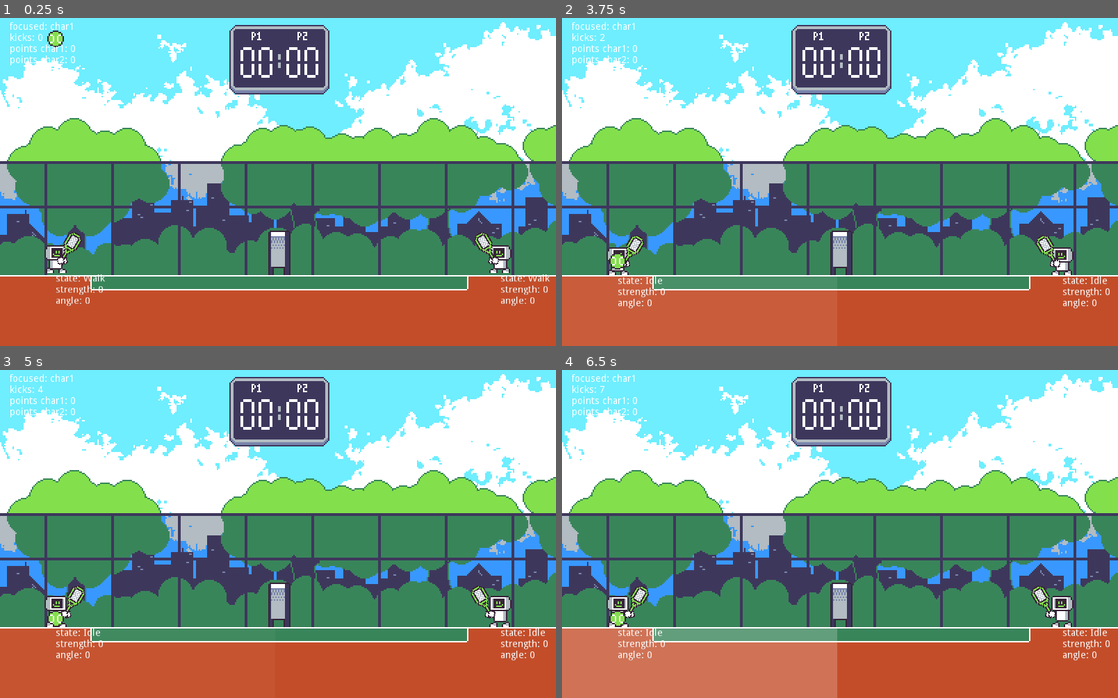
Above: before the commit, frames 1-4 (two rows, left to right).
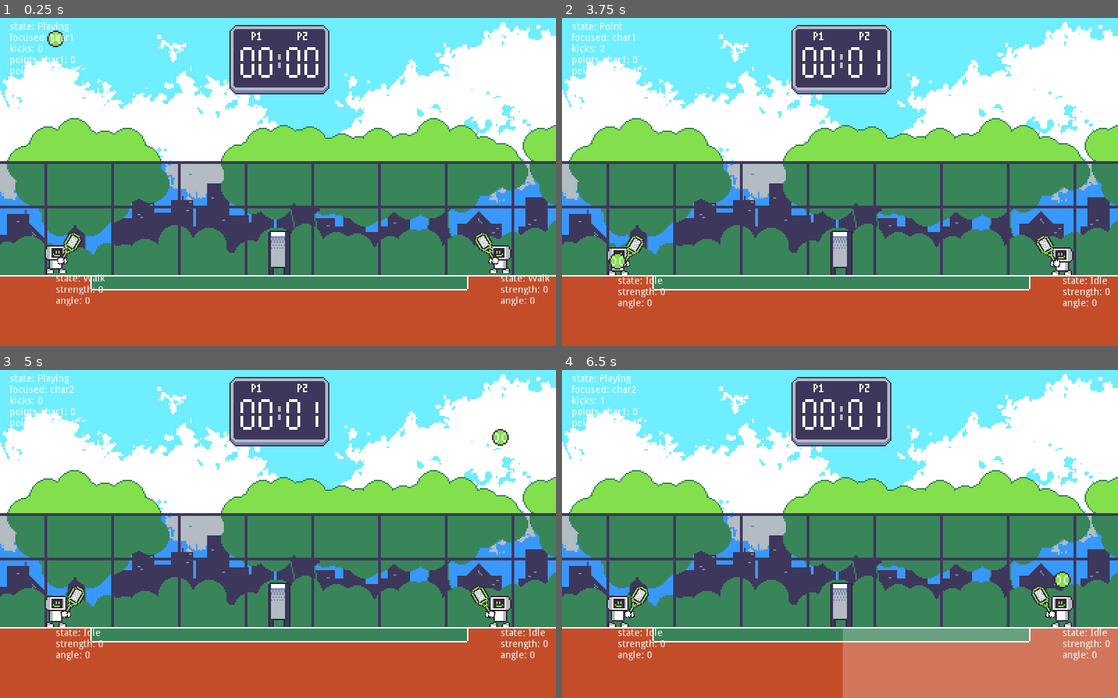
Above: after the commit, the same moments.

Repository: rthurmed/BobBytesTennisChampionship
Game: Godot game, scene res://src/gamemode/Tennis.tscn
The game is run twice, just before and just after one commit, with the same random seed, the same clock (stepped at 60 frames per second) and the same inputs.
Inputs:
- Up to frame 1 (0.25 s): no input
- Up to frame 2 (3.75 s): no input
- Up to frame 3 (5 s): tap R (reset) at 4.15 s
- Up to frame 4 (6.5 s): no input

The runs differ from the first frame. In frame 1, 0.4% of the frame differs, in the area x 1-14%, y 1-18%; in frame 2, 0.5%; in frame 3, 0.7%; in frame 4, 21%, in the area x 0-100%, y 1-100%.

Commit message:
Implemented gamemode state machine

Diff:
--- a/src/entity/ball/Ball.gd
+++ b/src/entity/ball/Ball.gd
@@ -8,7 +8,7 @@
 signal touched_floor
 
 
-func set_state(enabled):
+func set_collision(enabled):
 	collision_layer = COLLISION_ENABLED if enabled else COLLISION_DISABLED
 
 
--- a/src/gamemode/Tennis.gd
+++ b/src/gamemode/Tennis.gd
@@ -1,9 +1,6 @@
 extends Node2D
 class_name Stage
 
-
-signal scored_point(is_by_char1)
-signal gameover(is_char1_winner)
 
 const CAMERA_SHAKE_REFERENCE_POINT = 600
 const BALL_RECOVERY_TIME = 2 # seconds
@@ -20,16 +17,14 @@
 onready var score_label_char1 = $Layers/Backdrop/ScoreDisplay/LabelChar1
 onready var score_label_char2 = $Layers/Backdrop/ScoreDisplay/LabelChar2
 onready var floor_highlight = $Layers/Backdrop/Floor/Highlight
+onready var sound_hit_floor = $Sound/HitFloor
+onready var sound_hit_racket = $Sound/HitRacket
+onready var sound_score = $Sound/Score
 
 var ball: Ball
 var ball_on_char1 = true
-var ball_kicks = 0
 var points_char1 = 0
 var points_char2 = 0
-
-
-func _ready():
-	spawn_new_ball(ball_on_char1)
 
 
 func apply_camera_shake(strength):
@@ -39,94 +34,8 @@
 
 func _on_Person_attack_executed(strength):
 	apply_camera_shake(strength)
-	$Sounds/HitRacket.play()
+	sound_hit_racket.play()
 
 
-func _on_Ball_touched_floor():
-	if not counting_ball_kicks:
-		return
-
-	ball_kicks = ball_kicks + 1
-	$DebugNode/KicksLabel.text = 'kicks: ' + str(ball_kicks)
-
-	if ball_kicks >= ball_kicks_to_fail:
-		emit_signal("scored_point", not ball_on_char1)
-		return
-
-	if ball_kicks == ball_kicks_to_fail - 1:
-		floor_highlight.blink(ball_on_char1)
-
-	$Sounds/HitFloor.play()
-
-
-func _on_FieldTransitionArea_body_exited(body):
-	if not body.is_in_group('ball'):
-		return
-
-	ball_on_char1 = not ball_on_char1
-	ball_kicks = 0
-
-	$DebugNode/FocusedLabel.text = 'focused: ' + str('char1' if ball_on_char1 else 'char2')
-	$DebugNode/KicksLabel.text = 'kicks: ' + str(ball_kicks)
-
-	floor_highlight.stop()
-
-
-func _on_Main_scored_point(is_by_char1):
-	## disable stage state
-	#counting_ball_kicks = false
-	#ball.set_state(false)
-
-	# update scores
-	if is_by_char1:
-		points_char1 += 1
-	else:
-		points_char2 += 1
-
-	$DebugNode/PointsChar1Label.text = 'points char1: ' + str(points_char1)
-	$DebugNode/PointsChar2Label.text = 'points char2: ' + str(points_char2)
-
-	score_label_char1.text = str("%02d" % points_char1)
-	score_label_char2.text = str("%02d" % points_char2)
-
-	# is the last point?
-	if (
-		points_char1 >= points_to_win or
-		points_char2 >= points_to_win
-	):
-		emit_signal("gameover", is_by_char1)
-		return
-
-	# reset visual
-	floor_highlight.stop()
-
-	# fancy sounds
-	$Sounds/Score.play()
-
-	# reset ball
-	# TODO: maybe wait a little bit
-	ball.queue_free()
-	ball_kicks = 0
-	ball_on_char1 = is_by_char1
-	spawn_new_ball(is_by_char1)
-
-	$DebugNode/FocusedLabel.text = 'focused: ' + str('char1' if ball_on_char1 else 'char2')
-	$DebugNode/KicksLabel.text = 'kicks: ' + str(ball_kicks)
-
-
-func spawn_new_ball(to_char1):
-	var target_position = ball_start_position_char1.global_position
-	if not to_char1:
-		target_position = ball_start_position_char2.global_position
-
-	ball = ball_scene.instance()
-	ball.global_position = target_position
-	var _ok = ball.connect("touched_floor", self, "_on_Ball_touched_floor")
-
-	game_layer.call_deferred("add_child", ball)
-
-
-func _on_Main_gameover(_is_char1_winner):
-	counting_ball_kicks = false
-	ball.set_state(false)
-	# TODO: congratulate winner
+func _on_StateMachine_transition(state_name):
+	$DebugNode/StateLabel.text = str('state: ', state_name)
--- a/src/gamemode/Tennis.tscn
+++ b/src/gamemode/Tennis.tscn
@@ -113,6 +113,14 @@
 script = ExtResource( 17 )
 ball_scene = ExtResource( 9 )
 
+[node name="Camera2D" type="Camera2D" parent="."]
+position = Vector2( 0, -76 )
+current = true
+
+[node name="Shake" parent="Camera2D" instance=ExtResource( 11 )]
+camera_path = NodePath("..")
+default_time = 0.1
+
 [node name="Layers" type="Node2D" parent="."]
 
 [node name="Backdrop" type="Node2D" parent="Layers"]
@@ -234,26 +242,37 @@
 [node name="Char2" type="Position2D" parent="Layers/Positions/BallStart"]
 position = Vector2( 160, 0 )
 
-[node name="Camera2D" type="Camera2D" parent="."]
-position = Vector2( 0, -76 )
-current = true
-
-[node name="Shake" parent="Camera2D" instance=ExtResource( 11 )]
-camera_path = NodePath("..")
-default_time = 0.1
-
 [node name="Pause" parent="." instance=ExtResource( 12 )]
 
-[node name="Sounds" type="Node" parent="."]
-
-[node name="HitFloor" type="AudioStreamPlayer" parent="Sounds"]
+[node name="Sound" type="Node" parent="."]
+
+[node name="HitFloor" type="AudioStreamPlayer" parent="Sound"]
 stream = ExtResource( 4 )
 
-[node name="HitRacket" type="AudioStreamPlayer" parent="Sounds"]
+[node name="HitRacket" type="AudioStreamPlayer" parent="Sound"]
 stream = ExtResource( 5 )
 
-[node name="Score" type="AudioStreamPlayer" parent="Sounds"]
+[node name="Score" type="AudioStreamPlayer" parent="Sound"]
 stream = ExtResource( 6 )
+
+[node name="StateMachine" parent="." instance=ExtResource( 13 )]
+initial_state = NodePath("Starting")
+
+[node name="Starting" type="Node" parent="StateMachine"]
+script = ExtResource( 8 )
+
+[node name="Playing" type="Node" parent="StateMachine"]
+script = ExtResource( 19 )
+
+[node name="Point" type="Node" parent="StateMachine"]
+script = ExtResource( 18 )
+
+[node name="Reset" type="Timer" parent="StateMachine/Point"]
+wait_time = 0.5
+one_shot = true
+
+[node name="Gameover" type="Node" parent="StateMachine"]
+script = ExtResource( 1 )
 
 [node name="DebugNode" parent="." instance=ExtResource( 14 )]
 margin_left = -193.0
@@ -262,44 +281,37 @@
 margin_bottom = -189.0
 rect_scale = Vector2( 0.5, 0.5 )
 
+[node name="StateLabel" type="Label" parent="DebugNode"]
+margin_right = 95.0
+margin_bottom = 14.0
+text = "state: Playingw"
+
 [node name="FocusedLabel" type="Label" parent="DebugNode"]
-margin_right = 40.0
-margin_bottom = 14.0
-text = "focused: char1"
-
-[node name="KicksLabel" type="Label" parent="DebugNode"]
 margin_top = 16.0
 margin_right = 93.0
 margin_bottom = 30.0
-text = "kicks: 0"
-
-[node name="PointsChar1Label" type="Label" parent="DebugNode"]
+text = "focused: char1"
+
+[node name="KicksLabel" type="Label" parent="DebugNode"]
 margin_top = 32.0
 margin_right = 93.0
 margin_bottom = 46.0
+text = "kicks: 0"
+
+[node name="PointsChar1Label" type="Label" parent="DebugNode"]
+margin_top = 48.0
+margin_right = 95.0
+margin_bottom = 62.0
 text = "points char1: 0"
 
 [node name="PointsChar2Label" type="Label" parent="DebugNode"]
-margin_top = 48.0
-margin_right = 93.0
-margin_bottom = 62.0
+margin_top = 64.0
+margin_right = 95.0
+margin_bottom = 78.0
 text = "points char2: 0"
 
-[node name="StateMachine" parent="." instance=ExtResource( 13 )]
-initial_state = NodePath("Starting")
-
-[node name="Starting" type="Node" parent="StateMachine"]
-script = ExtResource( 8 )
-
-[node name="Playing" type="Node" parent="StateMachine"]
-script = ExtResource( 19 )
-
-[node name="Point" type="Node" parent="StateMachine"]
-script = ExtResource( 18 )
-
-[node name="GameOver" type="Node" parent="StateMachine"]
-script = ExtResource( 1 )
-
-[connection signal="body_exited" from="Layers/Backdrop/FieldTransitionArea" to="." method="_on_FieldTransitionArea_body_exited"]
+[connection signal="body_exited" from="Layers/Backdrop/FieldTransitionArea" to="StateMachine/Playing" method="_on_FieldTransitionArea_body_exited"]
 [connection signal="attack_executed" from="Layers/Game/Person1" to="." method="_on_Person_attack_executed"]
 [connection signal="attack_executed" from="Layers/Game/Person2" to="." method="_on_Person_attack_executed"]
+[connection signal="transition" from="StateMachine" to="." method="_on_StateMachine_transition"]
+[connection signal="timeout" from="StateMachine/Point/Reset" to="StateMachine/Point" method="_on_Reset_timeout"]
--- a/src/gamemode/state/GameOver.gd
+++ b/src/gamemode/state/GameOver.gd
@@ -4,5 +4,11 @@
 func handle_input(_event: InputEvent): pass
 func process(_delta: float): pass
 func physics_process(_delta: float): pass
-func enter(): pass
+
+
+func enter():
+	# TODO
+	print_debug('Not Implemented')
+
+
 func exit(): pass
--- a/src/gamemode/state/Playing.gd
+++ b/src/gamemode/state/Playing.gd
@@ -1,8 +1,64 @@
 extends State
+
+
+onready var ball_start_position_char1 = $"../../Layers/Positions/BallStart/Char1".global_position
+onready var ball_start_position_char2 = $"../../Layers/Positions/BallStart/Char2".global_position
+
+var ball_kicks = 0
 
 
 func handle_input(_event: InputEvent): pass
 func process(_delta: float): pass
 func physics_process(_delta: float): pass
-func enter(): pass
+
+
+func enter():
+	ball_kicks = 0
+	spawn_new_ball()
+
+
 func exit(): pass
+
+
+func spawn_new_ball():
+	var target_position = ball_start_position_char1
+	if not owner.ball_on_char1:
+		target_position = ball_start_position_char2
+
+	owner.ball = owner.ball_scene.instance()
+	owner.ball.global_position = target_position
+	var _ok = owner.ball.connect("touched_floor", self, "_on_Ball_touched_floor")
+
+	owner.game_layer.call_deferred("add_child", owner.ball)
+
+	$"../../DebugNode/FocusedLabel".text = 'focused: ' + str('char1' if owner.ball_on_char1 else 'char2')
+	$"../../DebugNode/KicksLabel".text = 'kicks: ' + str(ball_kicks)
+
+
+func _on_Ball_touched_floor():
+	if not active(): return
+
+	owner.sound_hit_floor.play()
+
+	ball_kicks = ball_kicks + 1
+	$"../../DebugNode/KicksLabel".text = 'kicks: ' + str(ball_kicks)
+
+	if ball_kicks >= owner.ball_kicks_to_fail:
+		transition("Point")
+		return
+
+	if ball_kicks == owner.ball_kicks_to_fail - 1:
+		owner.floor_highlight.blink(owner.ball_on_char1)
+
+
+func _on_FieldTransitionArea_body_exited(body):
+	if not active(): return
+	if not body.is_in_group('ball'): return
+
+	owner.ball_on_char1 = not owner.ball_on_char1
+	ball_kicks = 0
+
+	$"../../DebugNode/FocusedLabel".text = 'focused: ' + str('char1' if owner.ball_on_char1 else 'char2')
+	$"../../DebugNode/KicksLabel".text = 'kicks: ' + str(ball_kicks)
+
+	owner.floor_highlight.stop()
--- a/src/gamemode/state/Point.gd
+++ b/src/gamemode/state/Point.gd
@@ -1,8 +1,60 @@
 extends State
+
+
+onready var score_char1 = $"../../Layers/Backdrop/ScoreDisplay/LabelChar1"
+onready var score_char2 = $"../../Layers/Backdrop/ScoreDisplay/LabelChar2"
+onready var reset_timer = $Reset
+
+var point_by = false
 
 
 func handle_input(_event: InputEvent): pass
 func process(_delta: float): pass
 func physics_process(_delta: float): pass
-func enter(): pass
-func exit(): pass
+
+
+func enter():
+	point_by = not owner.ball_on_char1
+
+	owner.floor_highlight.stop()
+	owner.ball.set_collision(false)
+
+	if point_by:
+		owner.points_char1 += 1
+	else:
+		owner.points_char2 += 1
+
+	update_displays()
+
+	# is the last point?
+	if (
+		owner.points_char1 >= owner.points_to_win or
+		owner.points_char2 >= owner.points_to_win
+	):
+		transition("Gameover")
+		return
+
+	owner.sound_score.play()
+	reset_timer.start()
+
+
+func exit():
+	owner.ball.set_collision(true)
+
+
+func update_displays():
+	$"../../DebugNode/PointsChar1Label".text = 'points char1: ' + str(owner.points_char1)
+	$"../../DebugNode/PointsChar2Label".text = 'points char2: ' + str(owner.points_char2)
+
+	score_char1.text = str("%02d" % owner.points_char1)
+	score_char2.text = str("%02d" % owner.points_char2)
+
+
+func _on_Reset_timeout():
+	if not active(): return
+
+	# reset ball
+	owner.ball.queue_free()
+	owner.ball_on_char1 = point_by
+
+	transition("Playing")
--- a/src/gamemode/state/Starting.gd
+++ b/src/gamemode/state/Starting.gd
@@ -4,5 +4,11 @@
 func handle_input(_event: InputEvent): pass
 func process(_delta: float): pass
 func physics_process(_delta: float): pass
-func enter(): pass
+
+
+func enter():
+	# TODO
+	transition("Playing")
+
+
 func exit(): pass
